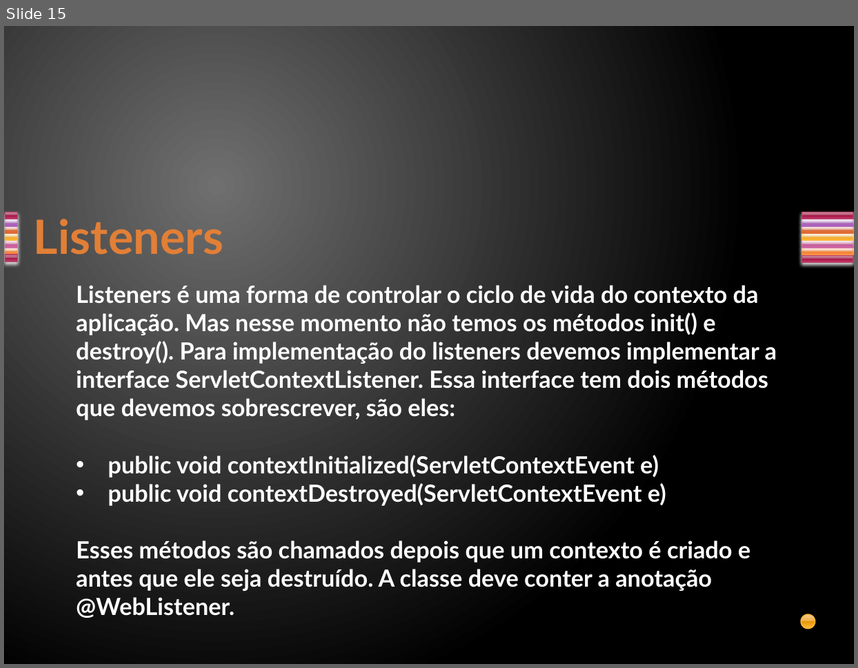
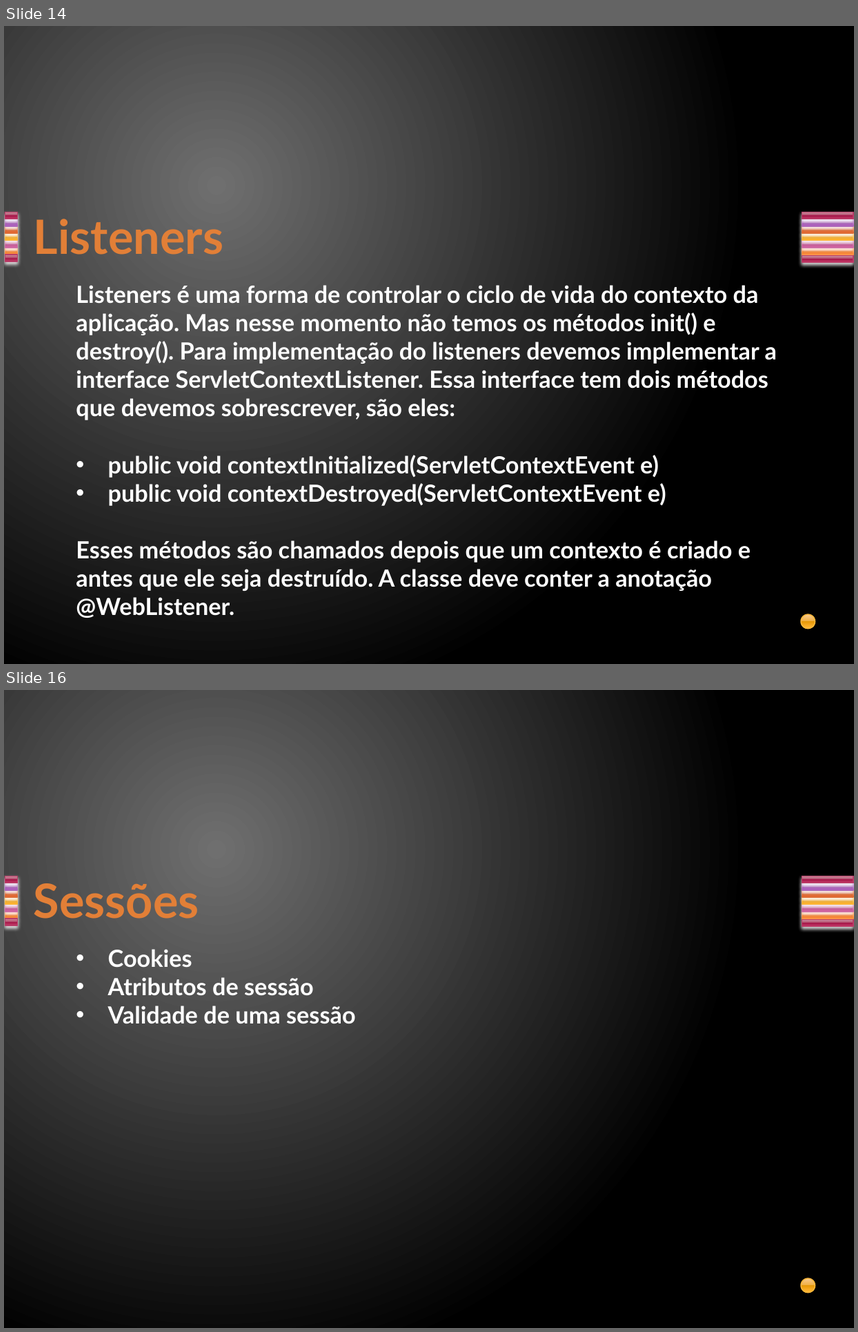
Before and after one commit to davirj9/javaAvancado, a slide deck: AulasAvancado/src/main/resources/br/com/Aula2/Servlets.pptx. Shown one above the other, each under a label of ours: slide 15 before the commit, slides 14 and 16 after it; the slides between them are not shown. The pictures are 858x668 and 858x1332 pixels, drawn with LibreOffice and Linux fonts; fonts in the diff are those of the drawing. Boxes give left, top, right and bottom in pixels: in the first picture for what was removed or moved away, otherwise in the second. Text is boxed around its words. In the diff, an @@ line names an element or a change of style, - is before the commit and + after.

```diff
--- a/AulasAvancado/src/main/resources/br/com/Aula2/Servlets.pptx
+++ b/AulasAvancado/src/main/resources/br/com/Aula2/Servlets.pptx
@@ slide 16 added at [4, 690, 854, 1328], background gradient #707070 to #000000; not listed: 15 template elements that a slide beside it also shows @@
@@ title added at [34, 883, 199, 918], 40 pt, text gradient #E38037 to #FA8D3D, bold @@
+Sessões
@@ text added at [108, 949, 356, 1024], 20 pt, text #FFFFFF, bold @@
+• Cookies
+• Atributos de sessão
+• Validade de uma sessão
@@ what was slide 15 is now slide 14 @@
```
Also in this commit, not shown: 1 slide changed, 3 other slides added, 1 slide removed, 32 other files.
